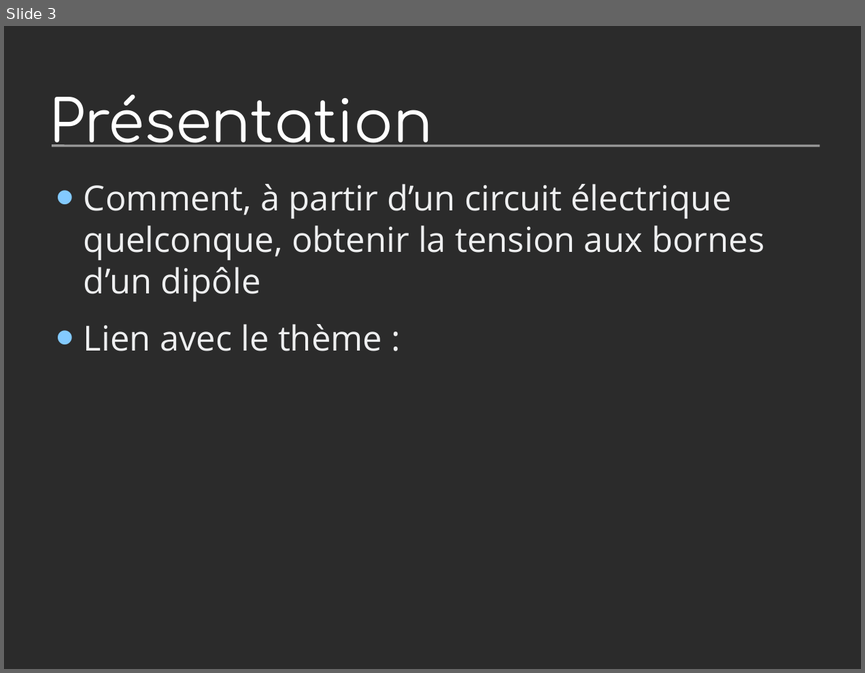
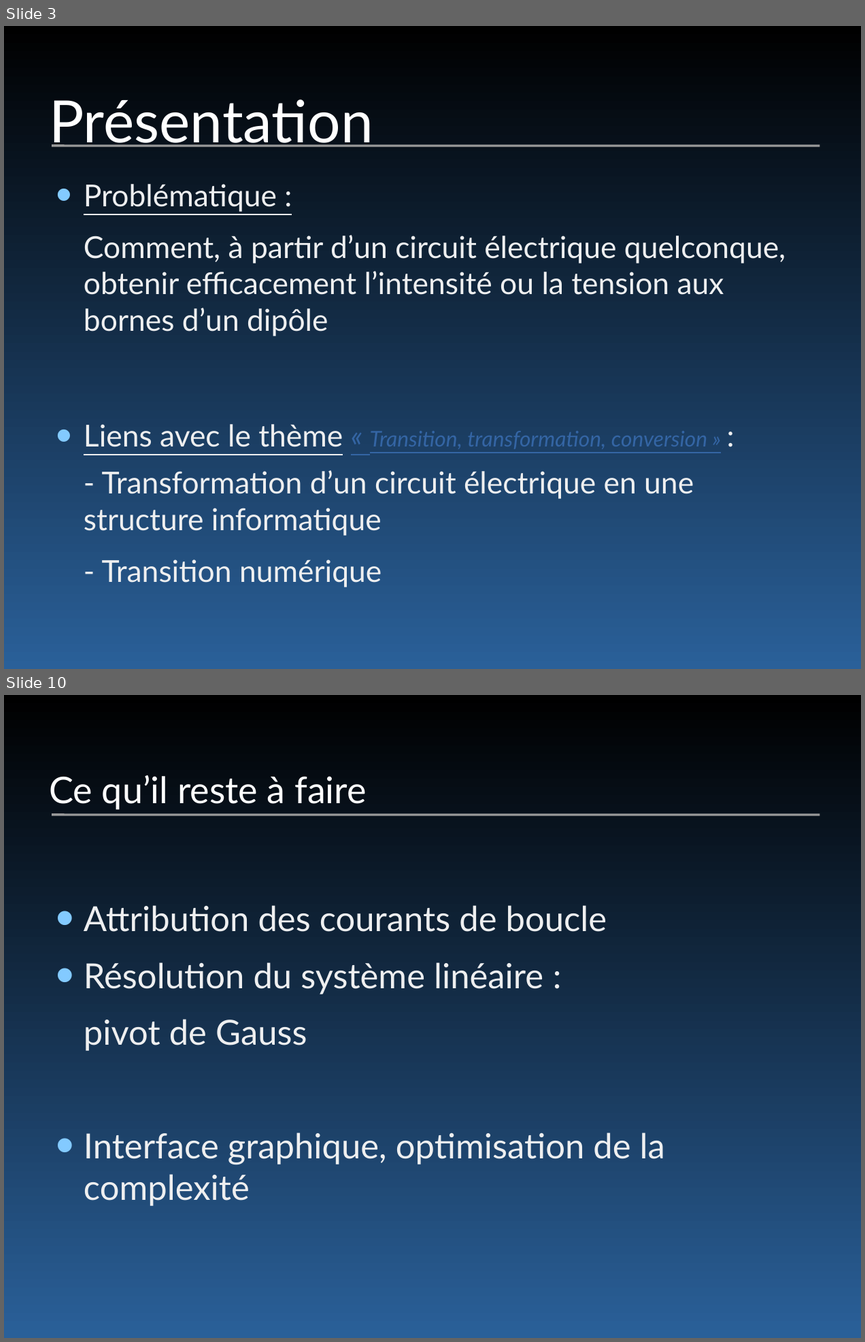
Before and after one commit to JulesJux/TIPE, a slide deck: journal_de_bord/diapofinal.odp. Shown one above the other, each under a label of ours: slide 3 before the commit, slides 3 and 10 after it; the slides between them are not shown. The pictures are 865x673 and 865x1342 pixels, drawn with LibreOffice and Linux fonts; fonts in the diff are those of the drawing; background and template pictures are left out; a plain dark background stands for a picture behind light text. Boxes give left, top, right and bottom in pixels: in the first picture for what was removed or moved away, otherwise in the second. Text is boxed around its words. In the diff, an @@ line names an element or a change of style, - is before the commit and + after.

```diff
--- a/journal_de_bord/diapofinal.odp
+++ b/journal_de_bord/diapofinal.odp
@@ slide 10 added at <box>4,695,861,1338</box>, background gradient #000000 to #2A6099; not listed: 1 template element that a slide beside it also shows @@
@@ title added at <box>49,775,366,810</box>, 34 pt, text #FFFFFF @@
+Ce qu’il reste à faire
@@ text added at <box>84,905,665,1206</box>, 32 pt, text #EEEFF0 @@
+• Attribution des courants de boucle
+• Résolution du système linéaire :
+pivot de Gauss
+• Interface graphique, optimisation de la complexité
@@ slide 3 changed as well @@
@@ background picture (left out) to gradient #000000 to #2A6099 @@
@@ title "Présentation" at <box>49,99,373,147</box>: font Comfortaa to Lato @@
@@ text at <box>84,184,785,587</box>: text changed; size 32 to 28 pt; font Open Sans to Lato @@
-• Comment, à partir d’un circuit électrique quelconque, obtenir la tension aux bornes d’un dipôle
-• Lien avec le thème :
+• Problématique :
+Comment, à partir d’un circuit électrique quelconque, obtenir efficacement l’intensité ou la tension aux bornes d’un dipôle
+• Liens avec le thème « Transition, transformation, conversion » :
+- Transformation d’un circuit électrique en une structure informatique
+- Transition numérique
```
Also in this commit, not shown: 2 other slides changed, 7 other slides added, 4 slides removed, 15 other files.
